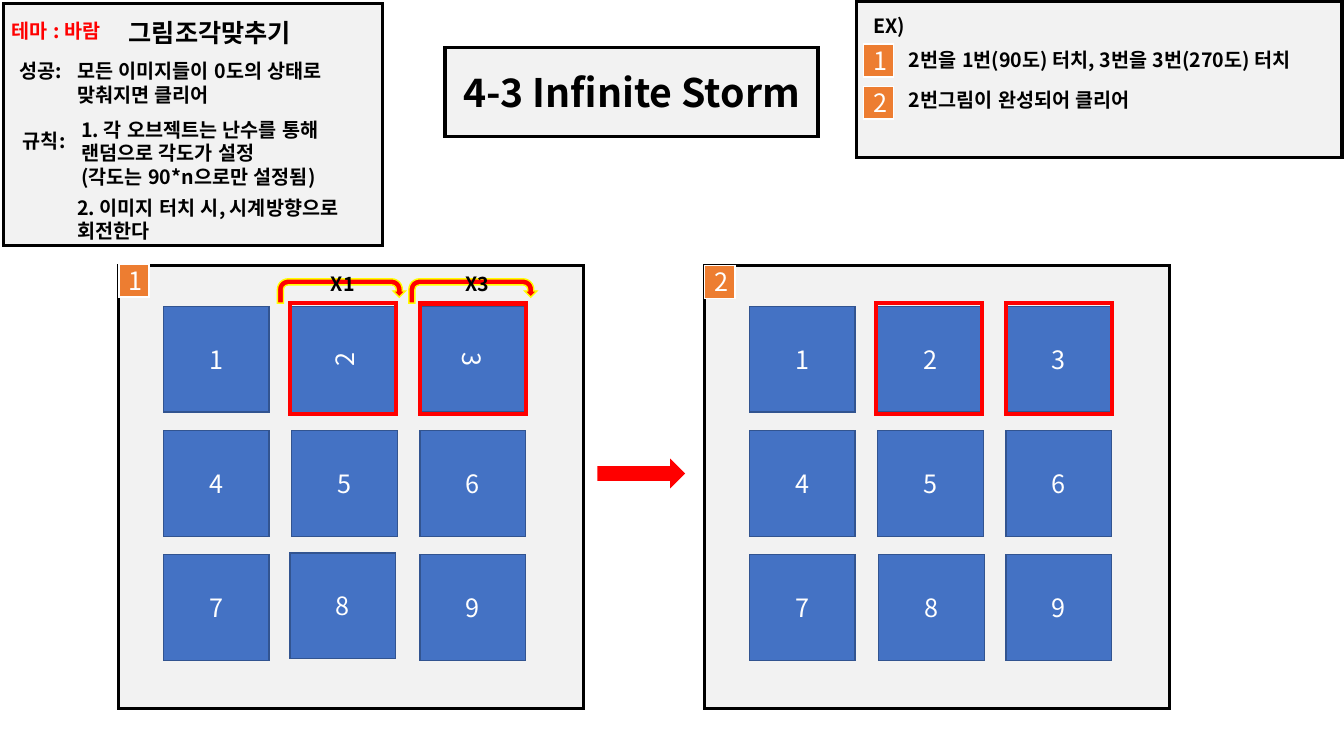
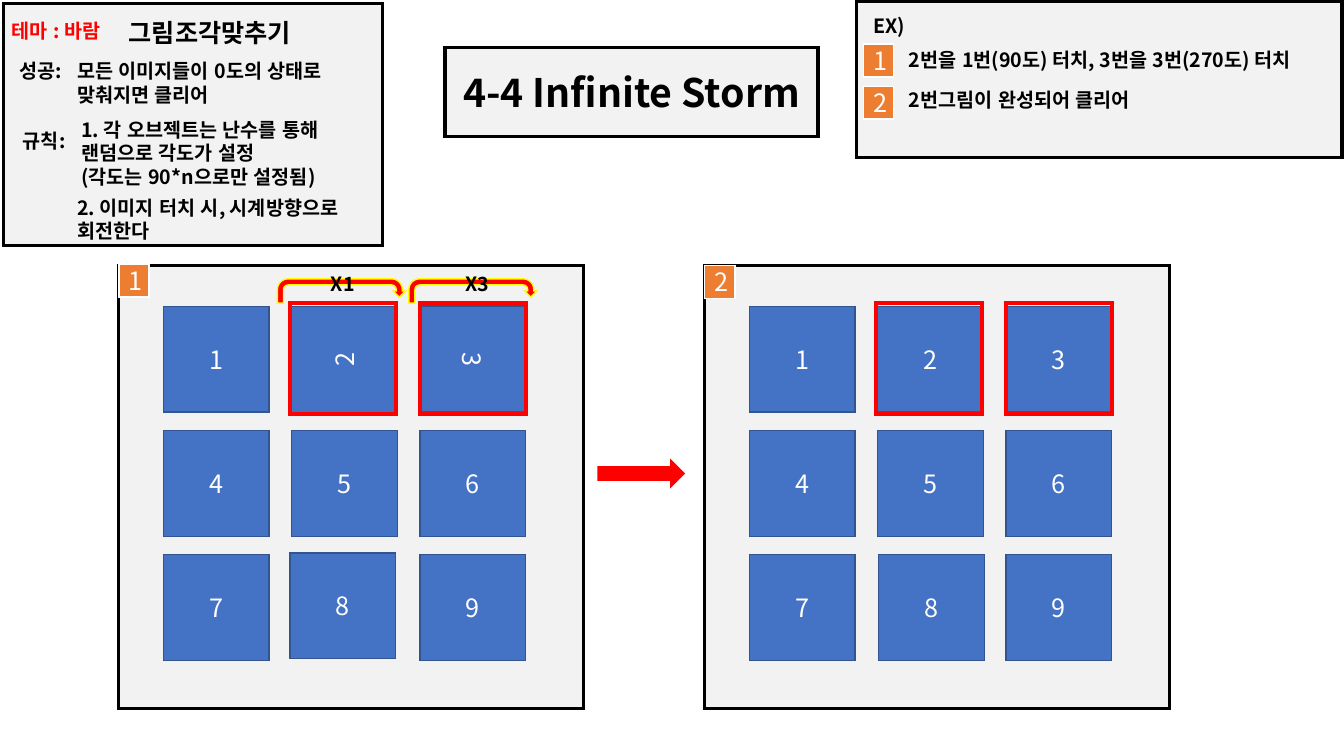
Before and after one commit to YDGYDGYDG/TeamHolyShit, a slide deck: slide 4 of 개인작업폴더/유건희/Infinite Strom.pptx. Drawn at 1344x756 pixels with LibreOffice and Linux fonts; fonts in the diff are those of the drawing. Boxes give left, top, right and bottom in pixels: in the first picture for what was removed or moved away, otherwise in the second. Text is boxed around its words. In the diff, an @@ line names an element or a change of style, - is before the commit and + after.

```diff
--- a/개인작업폴더/유건희/Infinite Strom.pptx
+++ b/개인작업폴더/유건희/Infinite Strom.pptx
@@ text in rectangle at box(463, 75, 800, 108): text changed @@
-4-3 Infinite Storm
+4-4 Infinite Storm
```
Also in this commit, not shown: 3 other slides changed, 2 slides added, 1 slide removed, 8 other files.
